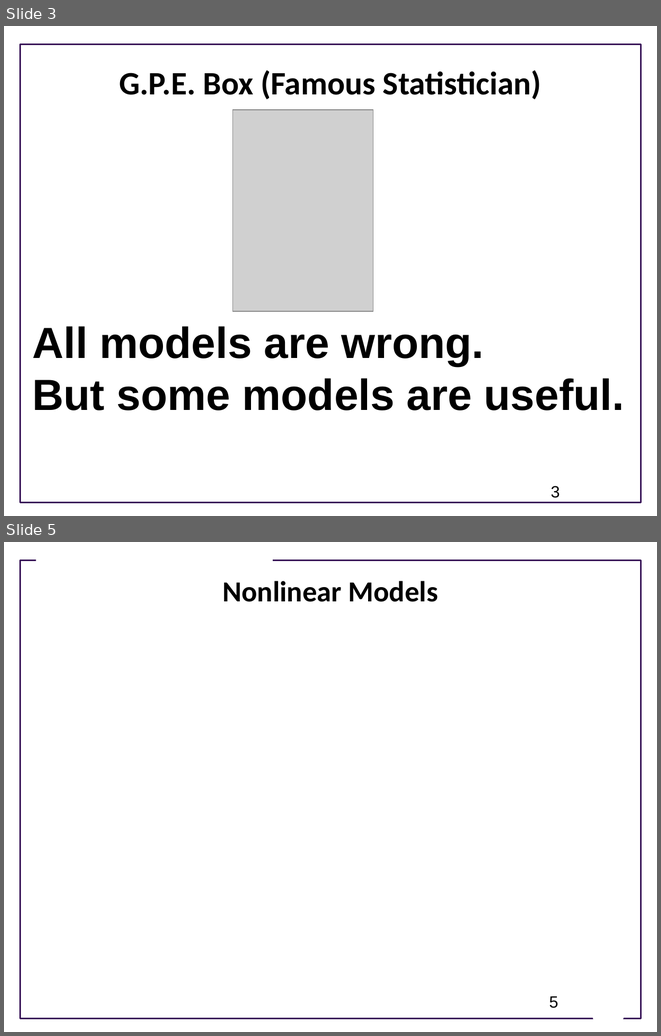
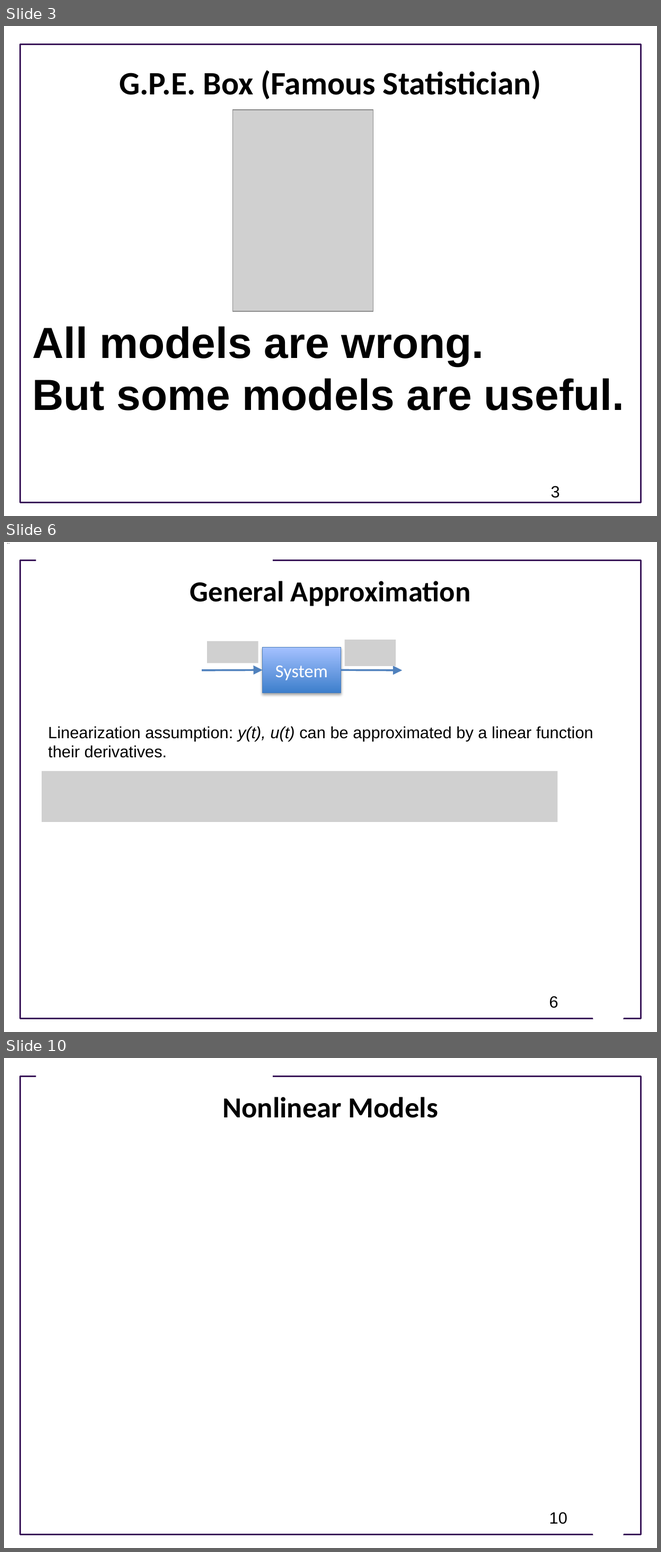
Before and after one commit to joseph-hellerstein/advanced-controls-lectures, a slide deck: classes/winter_2023/lectures/lecture_09-dynamical_systems/dynamical_systems_overview.pptx. Shown one above the other, each under a label of ours: slides 3 and 5 before the commit, slides 3, 6 and 10 after it; the slides between them are not shown. The pictures are 661x1036 and 661x1552 pixels, drawn with LibreOffice and Linux fonts; fonts in the diff are those of the drawing; grey boxes stand for pictures; background and template pictures are left out. Boxes give left, top, right and bottom in pixels: in the first picture for what was removed or moved away, otherwise in the second. Text is boxed around its words. In the diff, an @@ line names an element or a change of style, - is before the commit and + after.

```diff
--- a/classes/winter_2023/lectures/lecture_09-dynamical_systems/dynamical_systems_overview.pptx
+++ b/classes/winter_2023/lectures/lecture_09-dynamical_systems/dynamical_systems_overview.pptx
@@ slide 6 added at box(4, 542, 657, 1032), background #FFFFFF; not listed: 3 template elements that a slide beside it also shows @@
@@ title added at box(190, 581, 471, 606), 32 pt, text #000000, bold @@
+General Approximation
@@ group added at box(202, 640, 403, 692): 2 arrows, 2 pictures, 1 rectangle @@
+System
@@ text added at box(48, 726, 593, 758), 18 pt, text #000000 @@
+Linearization assumption: y(t), u(t) can be approximated by a linear function their derivatives.
@@ picture added at box(42, 771, 558, 822) @@
@@ page number added at box(549, 996, 558, 1008), 18 pt, text #000000 @@
+6
@@ what was slide 5 is now slide 10 @@
@@ page number at box(549, 1512, 567, 1524): text changed @@
-5
+10
```
Also in this commit, not shown: 3 slides changed, 4 other slides added, 4 other files.
